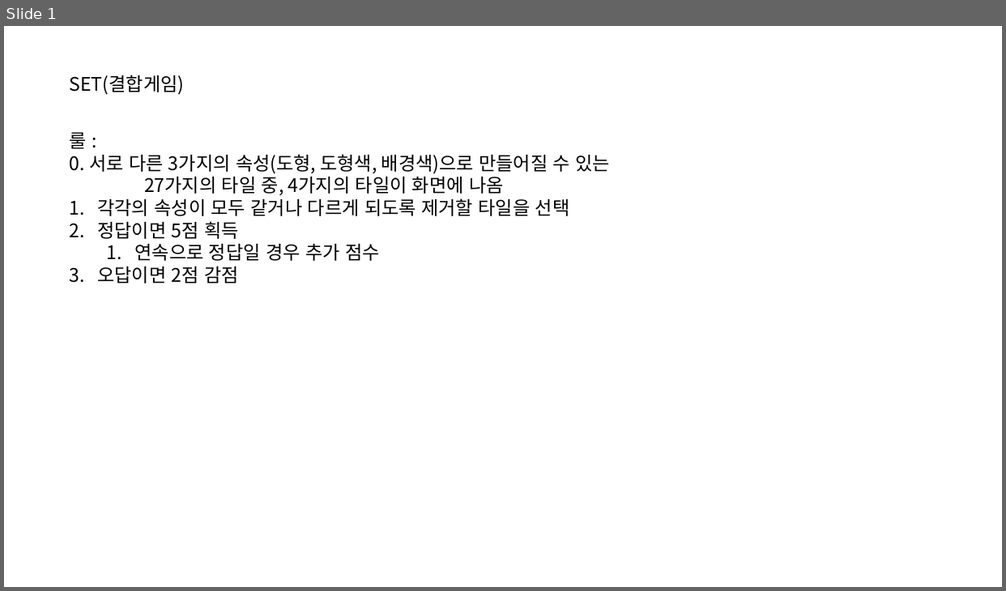
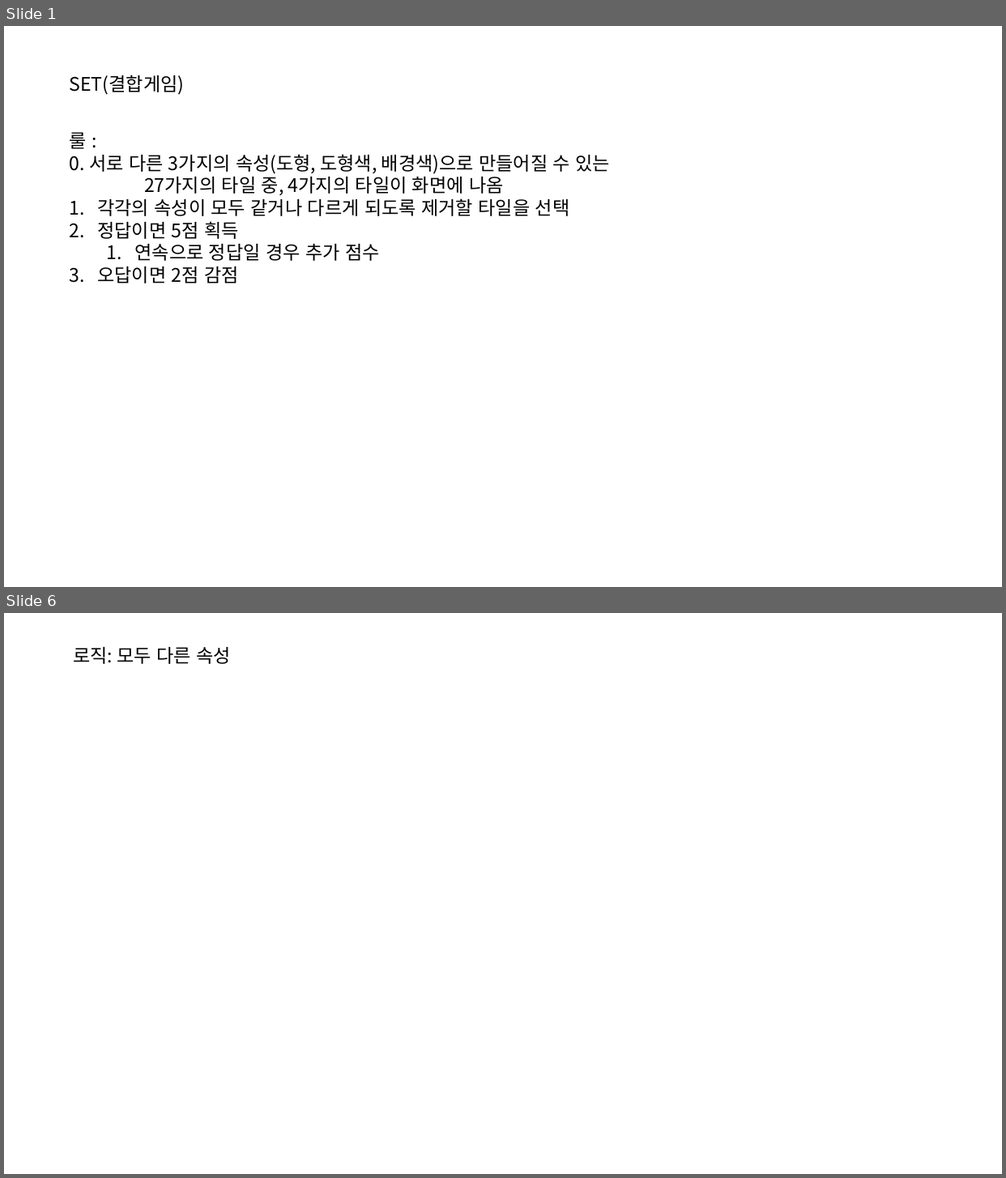
Before and after one commit to SILIVARY/minigameCollection, a slide deck: Assets/assets/pptx/game-set.pptx. Shown one above the other, each under a label of ours: slide 1 before the commit, slides 1 and 6 after it; the slides between them are not shown. The pictures are 1006x591 and 1006x1178 pixels, drawn with LibreOffice and Linux fonts; fonts in the diff are those of the drawing. Boxes give left, top, right and bottom in pixels: in the first picture for what was removed or moved away, otherwise in the second. Text is boxed around its words. In the diff, an @@ line names an element or a change of style, - is before the commit and + after.

```diff
--- a/Assets/assets/pptx/game-set.pptx
+++ b/Assets/assets/pptx/game-set.pptx
@@ slide 6 added at bbox=[4, 613, 1002, 1174], background #FFFFFF @@
@@ text added at bbox=[73, 647, 231, 664], 18 pt, text #000000 @@
+로직: 모두 다른 속성
```
Also in this commit, not shown: 1 slide changed, 4 other slides added, 3 slides removed.
